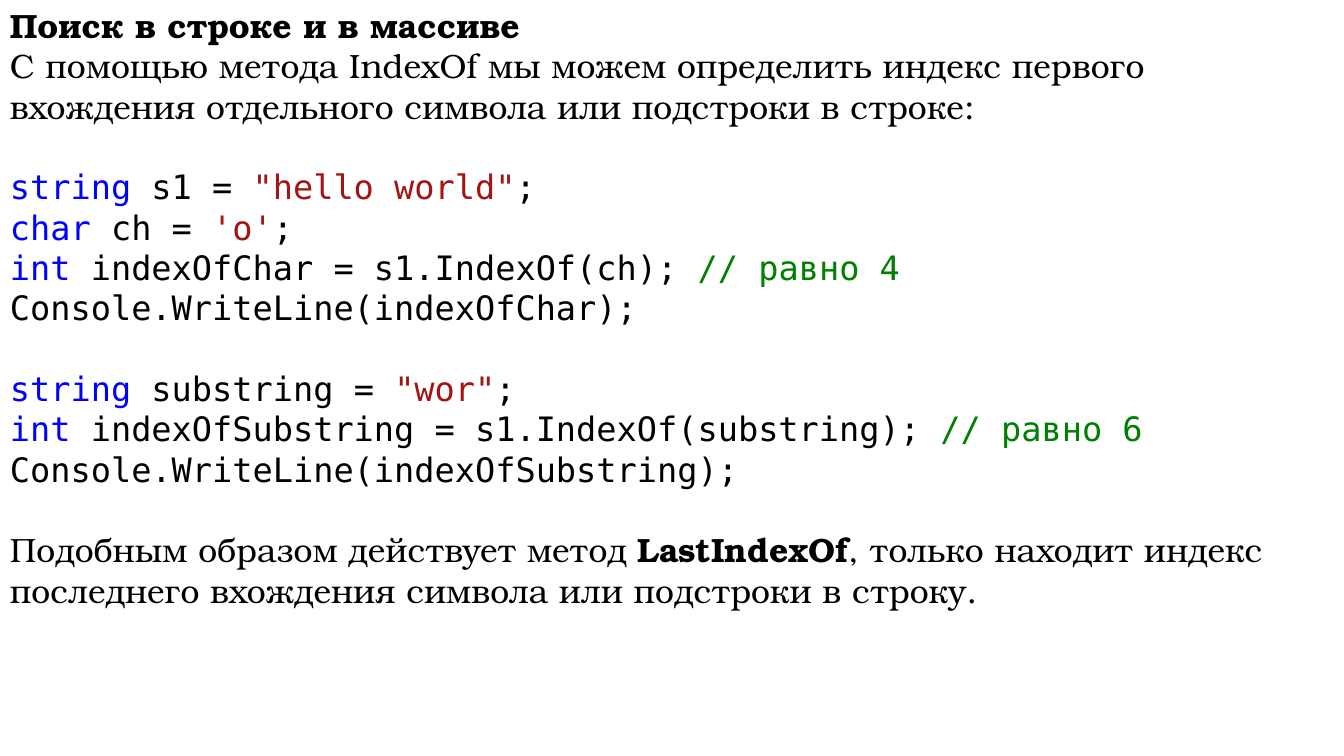
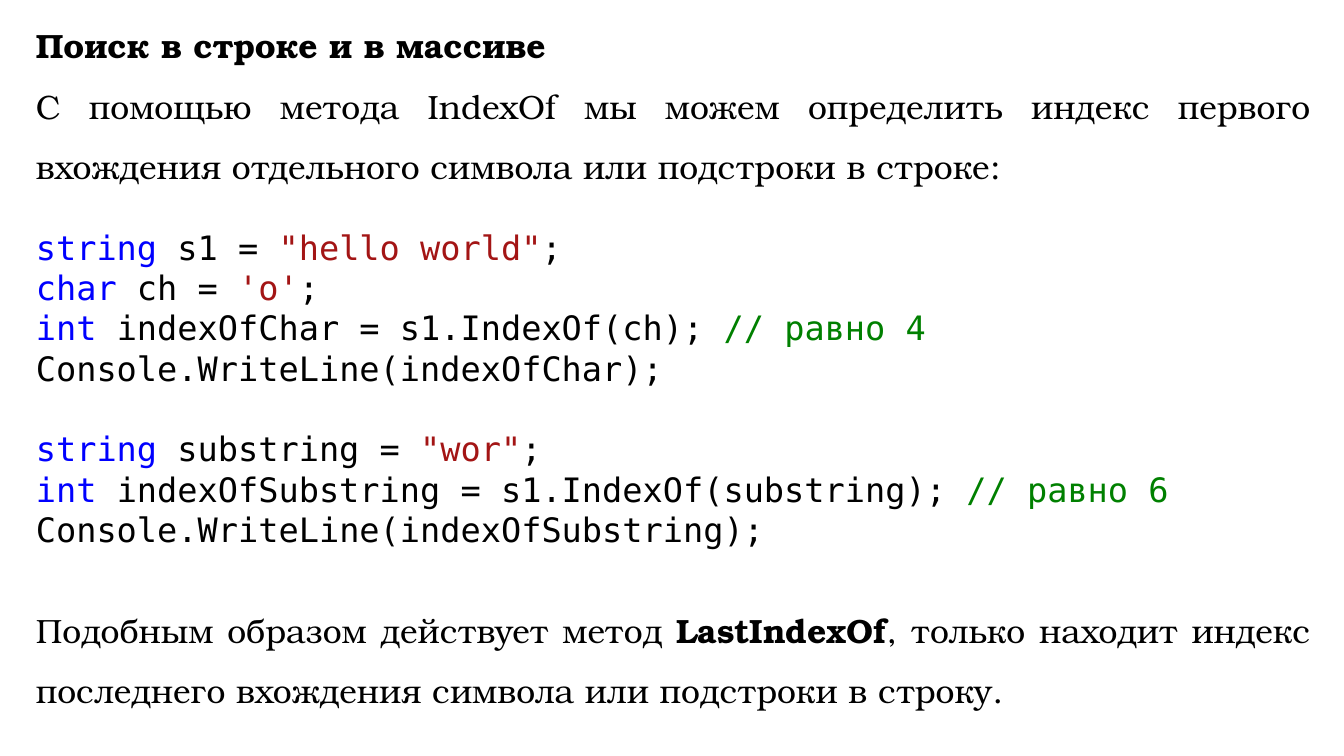
Before and after one commit to DaniilKlyukin/ITiP-1, a slide deck: slide 19 of Лекции/ИТиП лек 3 (лр 3, практическая 2).pptx. Drawn at 1344x756 pixels with LibreOffice and Linux fonts; fonts in the diff are those of the drawing. Boxes give left, top, right and bottom in pixels: in the first picture for what was removed or moved away, otherwise in the second. Text is boxed around its words. In the diff, an @@ line names an element or a change of style, - is before the commit and + after.

```diff
--- a/Лекции/ИТиП лек 3 (лр 3, практическая 2).pptx
+++ b/Лекции/ИТиП лек 3 (лр 3, практическая 2).pptx
@@ text "Поиск в строке и в ...": place and size @@
-text "Поиск в строке и в ..." at (10,15,1263,611)
+text "Поиск в строке и в ..." at (36,35,1311,711)
@@ text at (36,35,1311,711): alignment left to justified; line spacing 1 to 1.5 @@
```
Also in this commit, not shown: 4 other slides changed.
